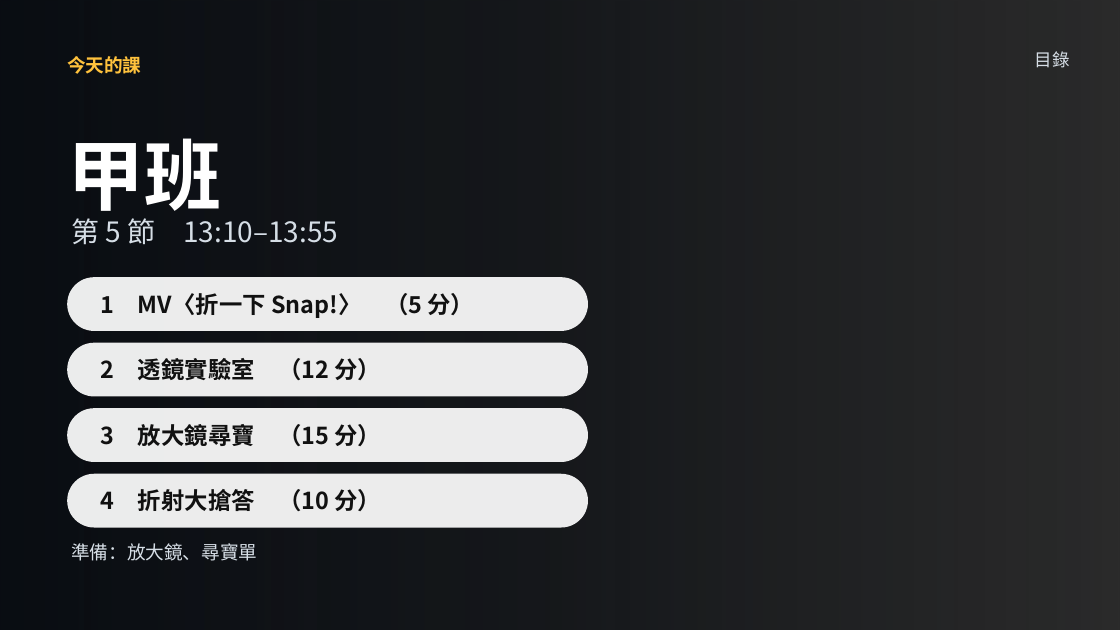
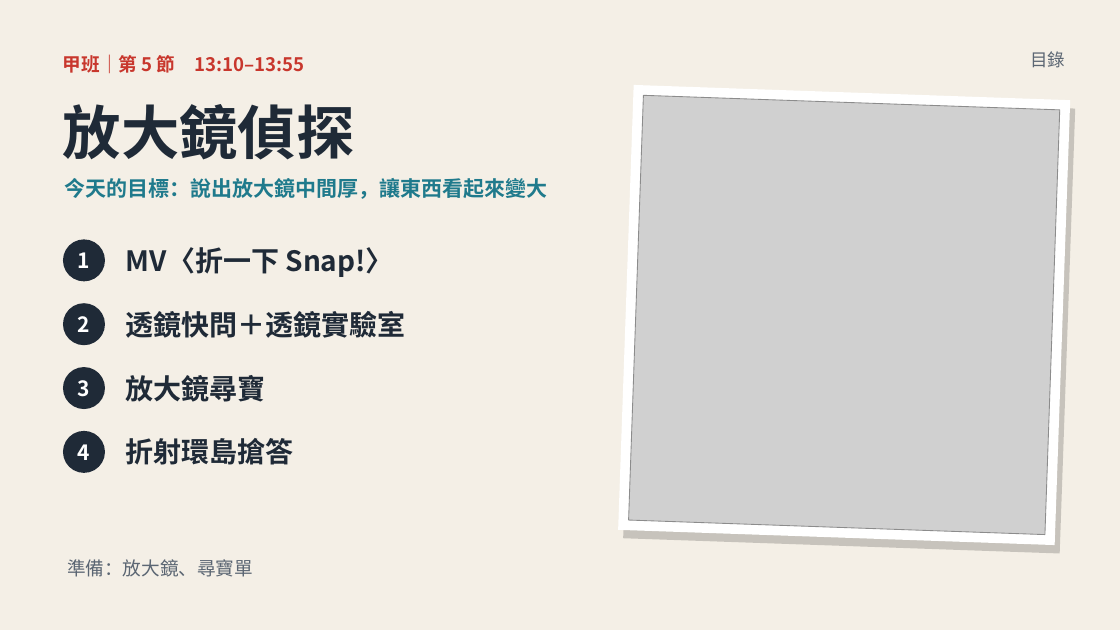
Before and after one commit to classtools1020/classtools1020.github.io, a slide deck: slide 2 of light-refract/1016/slides.pptx. Drawn at 1120x630 pixels with LibreOffice and Linux fonts; fonts in the diff are those of the drawing; grey boxes stand for pictures; background and template pictures are left out; a plain dark background stands for a picture behind light text. Boxes give left, top, right and bottom in pixels: in the first picture for what was removed or moved away, otherwise in the second. Text is boxed around its words. In the diff, an @@ line names an element or a change of style, - is before the commit and + after.

```diff
--- a/light-refract/1016/slides.pptx
+++ b/light-refract/1016/slides.pptx
@@ background picture (left out) to #FFFFFF @@
@@ rectangle at (0, 0, 1120, 630): fill gradient #05090F to #F4EFE6 @@
@@ text at (63, 54, 304, 73): text changed; size 24 to 16 pt; text colour #D6DEE6 to #C8372D; bold on @@
-第 5 節 13:10–13:55
+甲班｜第 5 節 13:10–13:55
@@ text removed at (67, 56, 141, 74) @@
-今天的課
@@ text "目錄" at (1030, 51, 1065, 68): text colour #D6DEE6 to #5B6673; line spacing 1.15 to 1.12 @@
@@ rectangle added at (618, 85, 1071, 545), fill #FFFFFF @@
@@ text added at (63, 104, 355, 160), 50 pt, text #1F2A37, bold @@
+放大鏡偵探
@@ rectangle added at (623, 93, 1076, 554), fill #000000 at 18% opacity @@
@@ picture added at (629, 95, 1060, 535) @@
@@ text at (65, 178, 548, 199): text changed; size 66 to 18 pt; text colour #FFFFFF to #1F7A8C @@
-甲班
+今天的目標：說出放大鏡中間厚，讓東西看起來變大
@@ ellipse added at (63, 239, 105, 281), fill #1F2A37, 18 pt, text #FFFFFF, bold @@
+1
@@ text "MV〈折一下 Snap!〉": place and size @@
-text "MV〈折一下 Snap!〉" at (67, 277, 588, 331)
+text "MV〈折一下 Snap!〉" at (126, 247, 394, 277)
@@ text "MV〈折一下 Snap!〉" at (126, 247, 394, 277): vertical alignment middle to top; fill #FFFFFF at 92% opacity to none @@
@@ text at (126, 247, 394, 277): text changed; size 20 to 24 pt; text colour #111111 to #1F2A37 @@
-1 MV〈折一下 Snap!〉 （5 分）
+MV〈折一下 Snap!〉
@@ ellipse added at (63, 303, 105, 345), fill #1F2A37, 18 pt, text #FFFFFF, bold @@
+2
@@ text added at (126, 311, 406, 338), 24 pt, text #1F2A37, bold @@
+透鏡快問＋透鏡實驗室
@@ rounded rectangle removed at (67, 343, 588, 397) @@
-2 透鏡實驗室 （12 分）
@@ ellipse added at (63, 367, 105, 409), fill #1F2A37, 18 pt, text #FFFFFF, bold @@
+3
@@ text at (126, 375, 266, 402): text changed; size 16 to 24 pt; text colour #D6DEE6 to #1F2A37; bold on @@
-準備：放大鏡、尋寶單
+放大鏡尋寶
@@ rounded rectangle removed at (67, 408, 588, 462) @@
-3 放大鏡尋寶 （15 分）
@@ ellipse added at (63, 431, 105, 473), fill #1F2A37, 18 pt, text #FFFFFF, bold @@
+4
@@ text added at (126, 438, 294, 465), 24 pt, text #1F2A37, bold @@
+折射環島搶答
@@ rounded rectangle removed at (67, 474, 588, 528) @@
-4 折射大搶答 （10 分）
@@ text added at (67, 559, 253, 577), 16 pt, text #5B6673 @@
+準備：放大鏡、尋寶單
```
Also in this commit, not shown: 11 other slides changed, 16 slides added, 6 slides removed, 14 other files.
